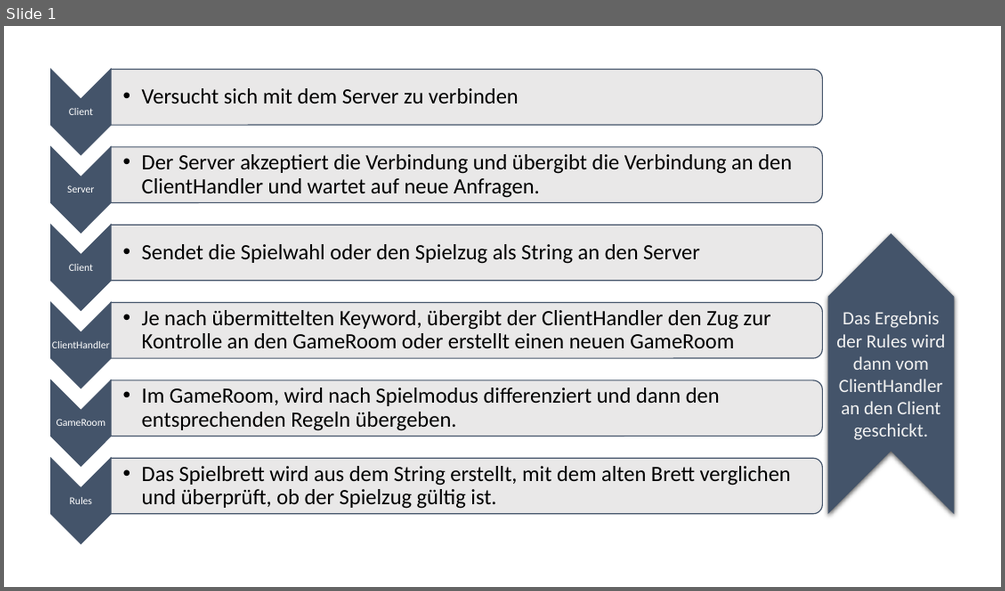
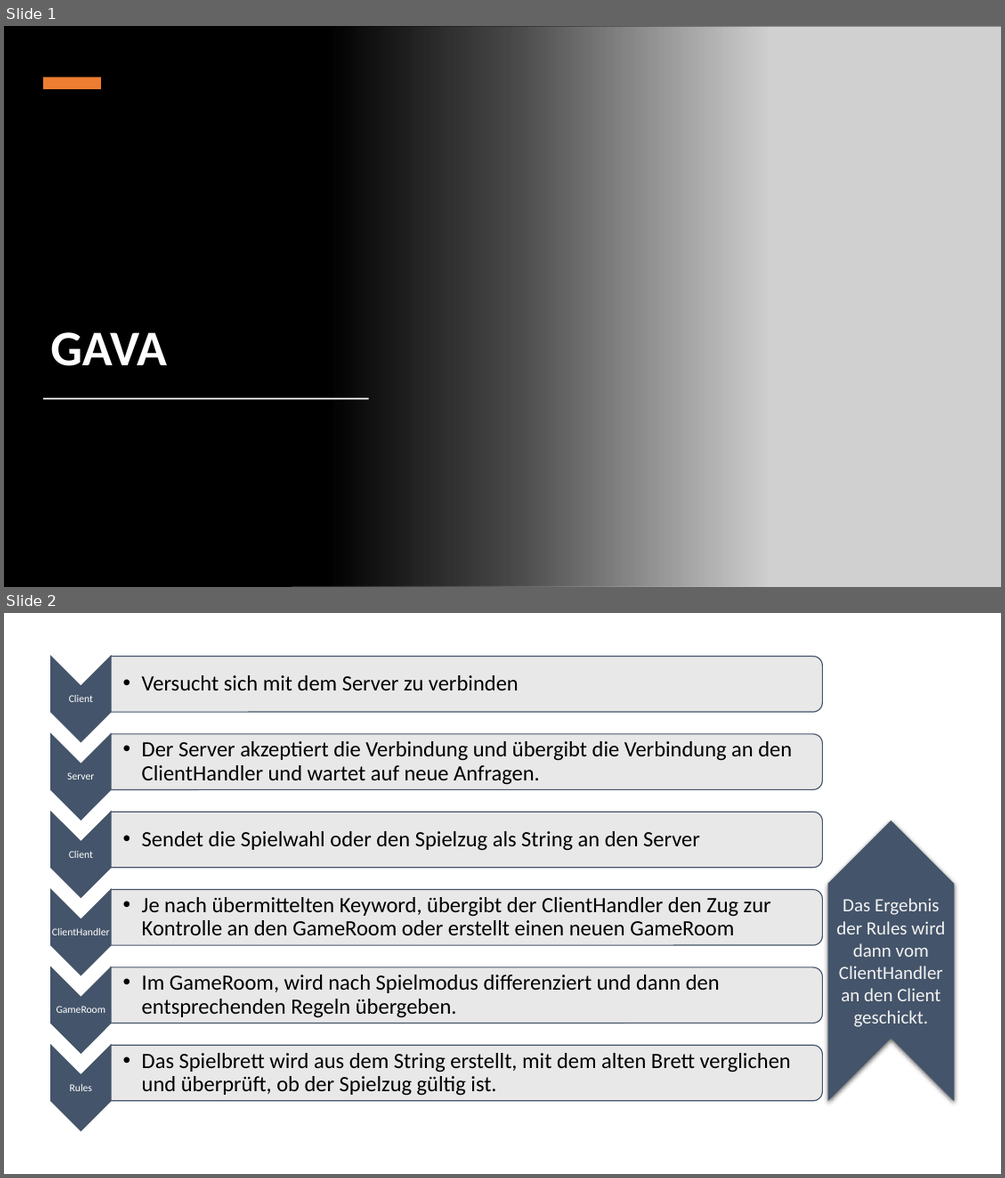
Before and after one commit to spionbruecke/Gava, a slide deck: Präsentation/Präsentation.pptx. Shown one above the other, each under a label of ours: slide 1 before the commit, slides 1 and 2 after it. The pictures are 1005x591 and 1005x1178 pixels, drawn with LibreOffice and Linux fonts; fonts in the diff are those of the drawing; grey boxes stand for pictures; background and template pictures are left out. Boxes give left, top, right and bottom in pixels: in the first picture for what was removed or moved away, otherwise in the second. Text is boxed around its words. In the diff, an @@ line names an element or a change of style, - is before the commit and + after.

```diff
--- a/Präsentation/Präsentation.pptx
+++ b/Präsentation/Präsentation.pptx
@@ slide 1 added at (4, 26, 1001, 587), background picture (left out) @@
@@ rectangle added at (4, 26, 768, 587), fill gradient #000000 @@
@@ picture added at (291, 26, 1001, 587) @@
@@ rectangle added at (43, 78, 101, 89), fill #ED7D31 @@
@@ title added at (50, 332, 167, 366), 48 pt, text #FFFFFF, bold @@
+GAVA
@@ rectangle added at (44, 398, 369, 399), fill #FFFFFF @@
@@ what was slide 1 is now slide 2 @@
```
Also in this commit, not shown: 1 slide changed.
